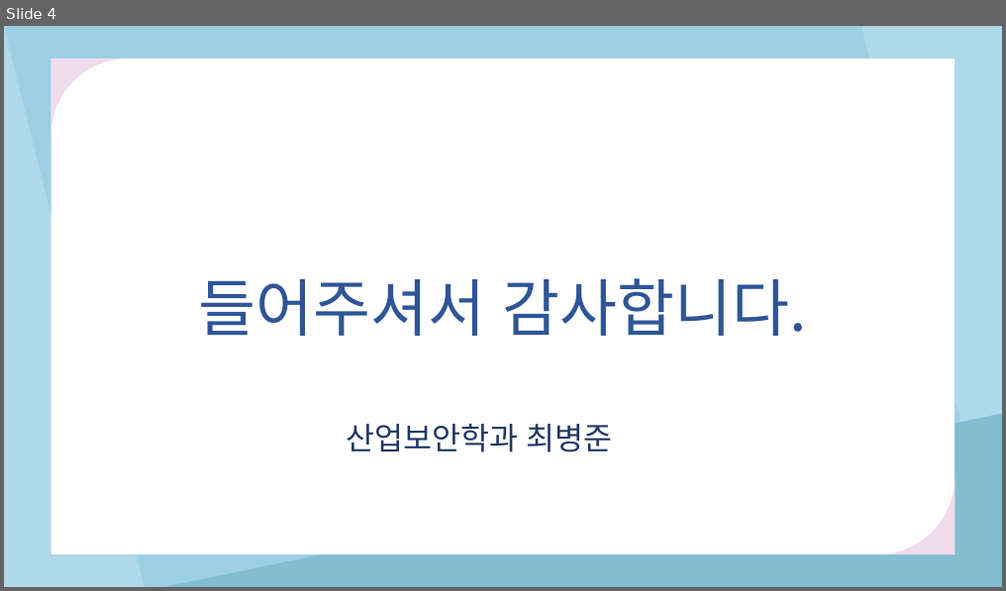
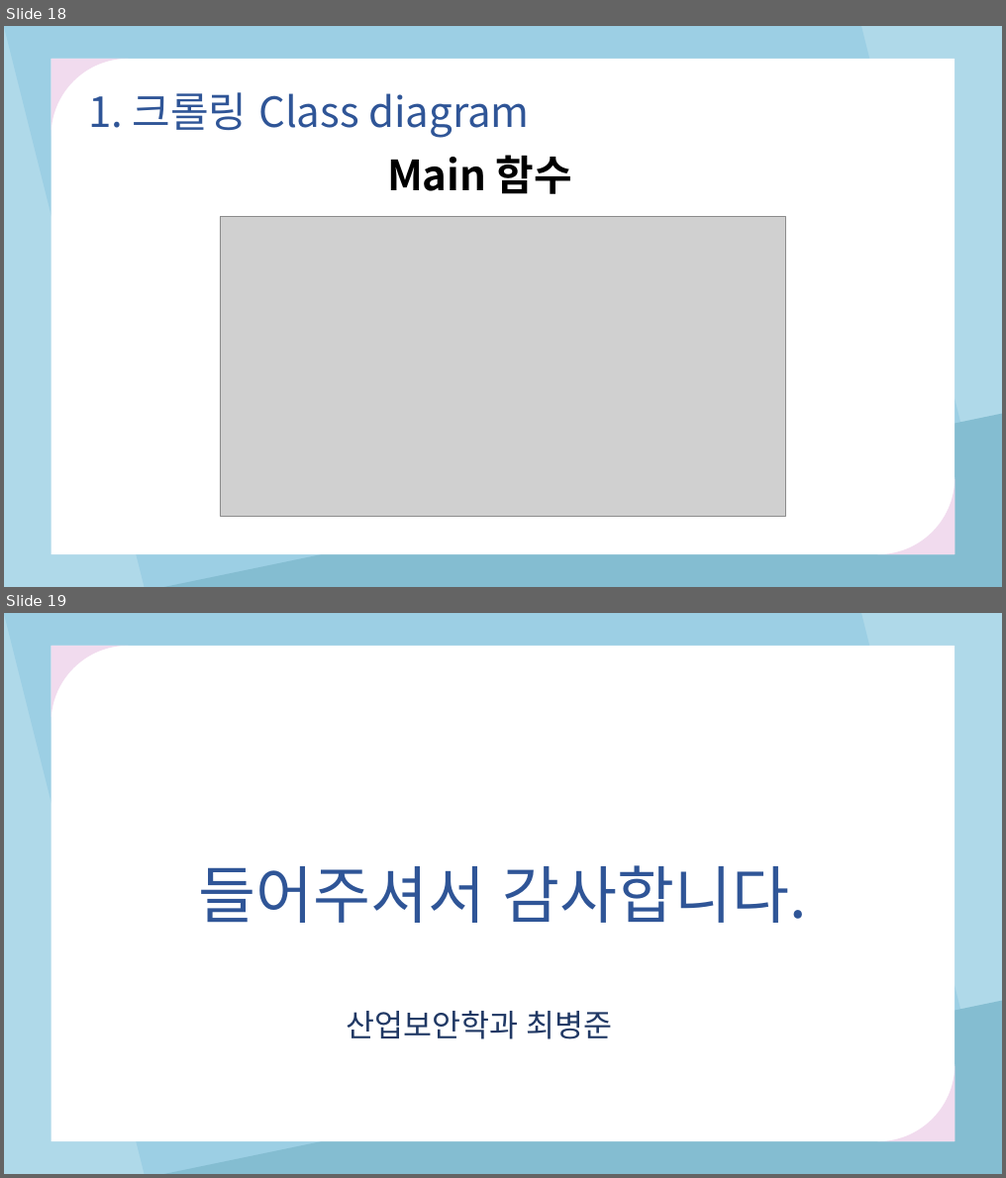
Before and after one commit to tjdghks994/instagram_crawler, a slide deck: 학부연구생발표(200131).pptx. Shown one above the other, each under a label of ours: slide 4 before the commit, slides 18 and 19 after it. The pictures are 1006x591 and 1006x1178 pixels, drawn with LibreOffice and Linux fonts; fonts in the diff are those of the drawing; grey boxes stand for pictures. Boxes give left, top, right and bottom in pixels: in the first picture for what was removed or moved away, otherwise in the second. Text is boxed around its words. In the diff, an @@ line names an element or a change of style, - is before the commit and + after.

```diff
--- a/학부연구생발표(200131).pptx
+++ b/학부연구생발표(200131).pptx
@@ slide 18 added at <box>4,26,1002,587</box>, background #FFFFFF @@
@@ rectangle added at <box>4,26,1002,587</box>, fill #AFD9E9, outline #AFD9E9 1 pt @@
@@ parallelogram added at <box>4,26,1002,587</box>, fill #9CCFE4 @@
@@ rectangle added at <box>52,59,954,555</box>, fill #FFFFFF @@
@@ freeform shape added at <box>52,59,129,135</box>, fill #F1DBEE @@
@@ text added at <box>88,92,529,138</box>, 40 pt, text #2F5597 @@
+1. 크롤링 Class diagram
@@ text added at <box>387,155,572,194</box>, 40 pt, text #000000, bold @@
+Main 함수
@@ picture added at <box>220,217,785,516</box> @@
@@ right triangle added at <box>164,414,1002,587</box>, fill #84BDD1 @@
@@ freeform shape added at <box>877,477,954,555</box>, fill #F1DBEE @@
@@ what was slide 4 is now slide 19 @@
```
Also in this commit, not shown: 1 slide changed, 14 other slides added, 2 other files.
